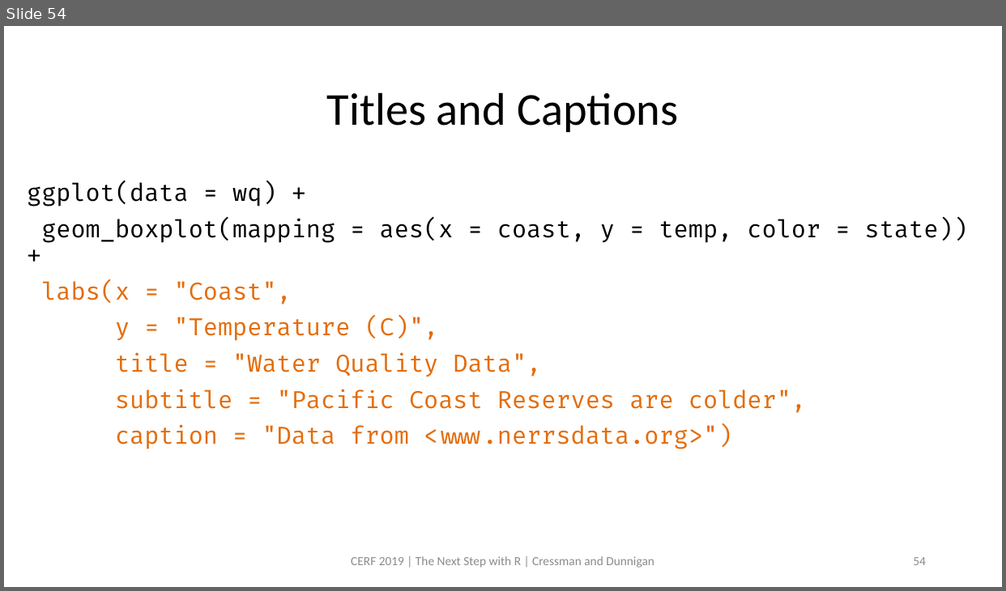
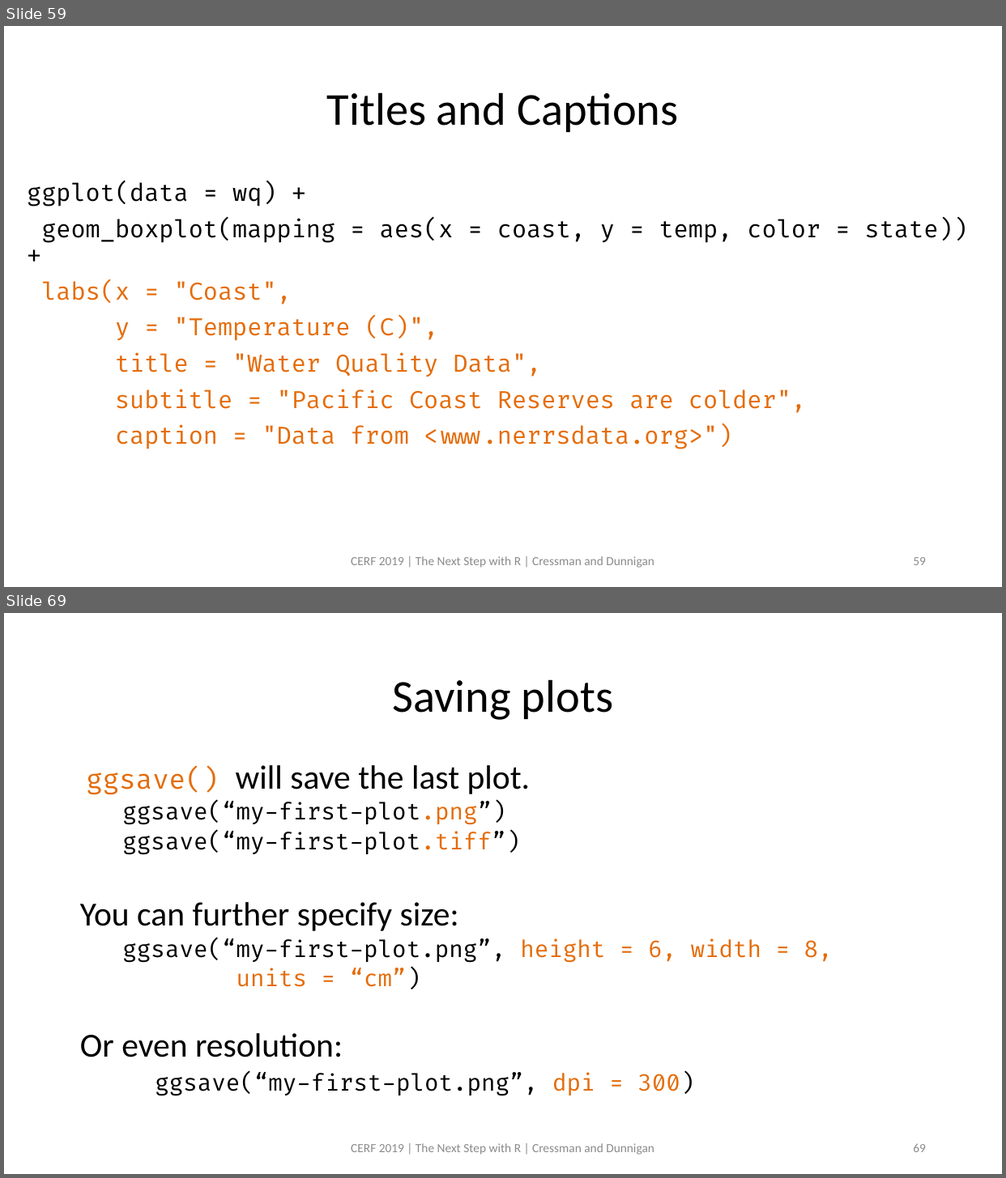
Before and after one commit to swmpkim/2019_CERF, a slide deck: slides/01_Visualize.pptx. Shown one above the other, each under a label of ours: slide 54 before the commit, slides 59 and 69 after it; the slides between them are not shown. The pictures are 1006x591 and 1006x1178 pixels, drawn with LibreOffice and Linux fonts; fonts in the diff are those of the drawing. Boxes give left, top, right and bottom in pixels: in the first picture for what was removed or moved away, otherwise in the second. Text is boxed around its words. In the diff, an @@ line names an element or a change of style, - is before the commit and + after.

Commit message:
completed first full version of the visualize slides (yay)

```diff
--- a/slides/01_Visualize.pptx
+++ b/slides/01_Visualize.pptx
@@ slide 69 added at bbox=[4, 613, 1002, 1174], background #FFFFFF @@
@@ title added at bbox=[392, 679, 613, 720], 44 pt, text #000000 @@
+Saving plots
@@ text added at bbox=[80, 765, 833, 1097], 22.2 pt, text #000000 @@
+ggsave() will save the last plot.
+ggsave(“my-first-plot.png”)
+ggsave(“my-first-plot.tiff”)
+You can further specify size:
+ggsave(“my-first-plot.png”, height = 6, width = 8,
+units = “cm”)
+Or even resolution:
+ggsave(“my-first-plot.png”, dpi = 300)
@@ text added at bbox=[351, 1144, 654, 1155], 12 pt, text #8C8C8C @@
+CERF 2019 | The Next Step with R | Cressman and Dunnigan
@@ page number added at bbox=[913, 1144, 926, 1152], 12 pt, text #8C8C8C @@
+69
@@ what was slide 54 is now slide 59 @@
@@ page number at bbox=[913, 557, 926, 565]: text changed @@
-54
+59
```
Also in this commit, not shown: 10 slides changed, 9 other slides added.
